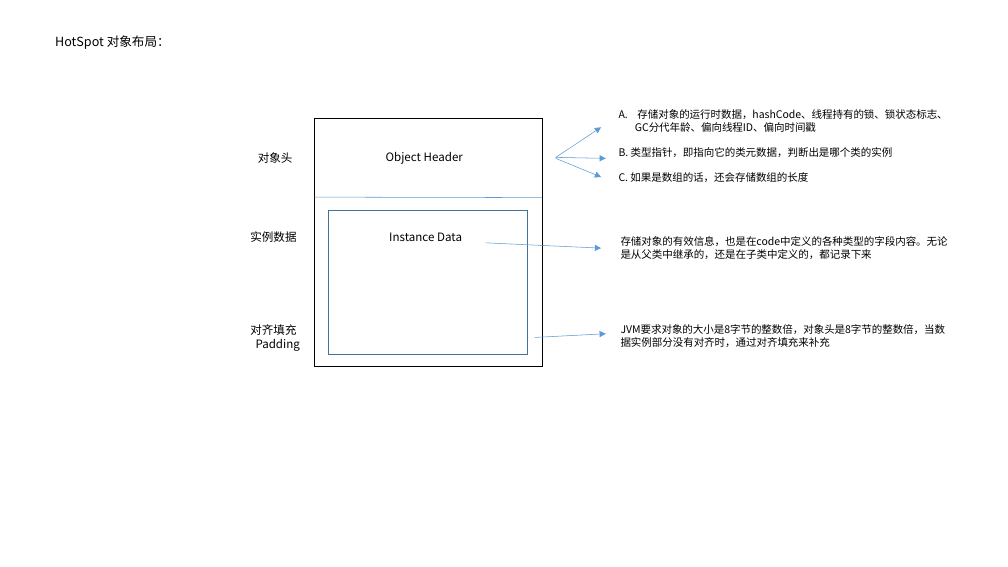
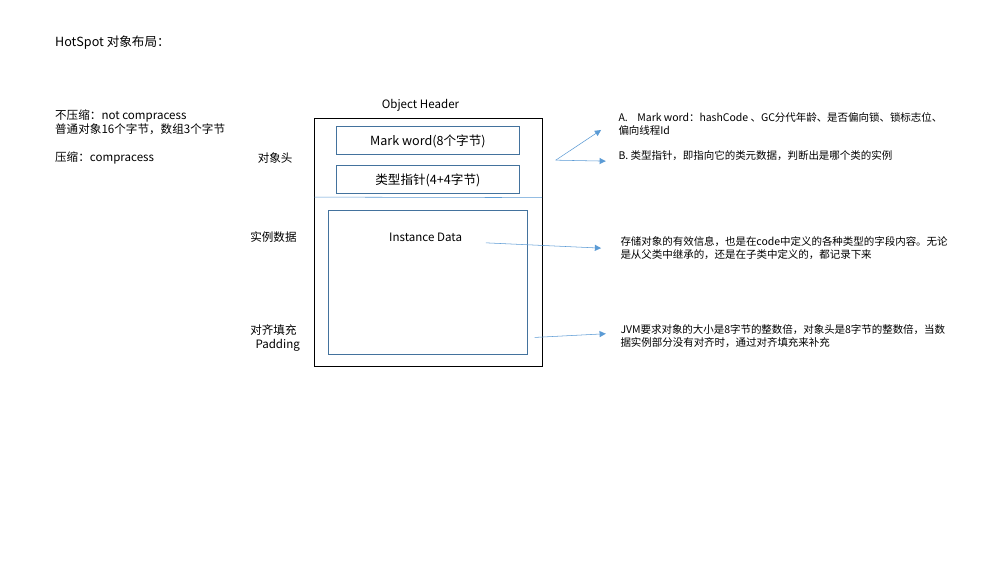
Before and after one commit to dengboyu/future, a slide deck: slide 3 of doc/doc.pptx. Drawn at 1008x567 pixels with LibreOffice and Linux fonts; fonts in the diff are those of the drawing. Boxes give left, top, right and bottom in pixels: in the first picture for what was removed or moved away, otherwise in the second. Text is boxed around its words. In the diff, an @@ line names an element or a change of style, - is before the commit and + after.

```diff
--- a/doc/doc.pptx
+++ b/doc/doc.pptx
@@ text added at (55,109,225,164), 11 pt, text #000000 @@
+不压缩：not compracess
+普通对象16个字节，数组3个字节
+压缩：compracess
@@ text "Object Header": place and size @@
-text "Object Header" at (386,151,463,164)
+text "Object Header" at (382,98,459,111)
@@ text at (619,112,943,135): text changed @@
-A. 存储对象的运行时数据，hashCode、线程持有的锁、锁状态标志、
-GC分代年龄、偏向线程ID、偏向时间戳
+A. Mark word：hashCode 、GC分代年龄、是否偏向锁、锁标志位、
+偏向线程Id
@@ rectangle added at (337,126,520,155), outline #43739E 1 pt, 12 pt, text #000000 @@
+Mark word(8个字节)
@@ arrow moved from (556, 157) - (601, 127) to (556, 160) - (601, 130) @@
@@ rectangle added at (337,166,520,194), outline #43739E 1 pt, 12 pt, text #000000 @@
+类型指针(4+4字节)
@@ arrow moved from (556, 157) - (606, 159) to (556, 160) - (606, 161) @@
@@ arrow removed from (556, 159) to (601, 177) @@
@@ text at (619,172,808,182): paragraph removed @@
-C. 如果是数组的话，还会存储数组的长度
```
Also in this commit, not shown: 4 other slides changed, 1 slide removed, 9 other files.
